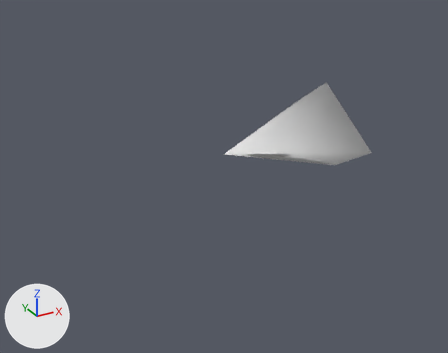
The OBJ model baseScene.obj, before and after one commit.
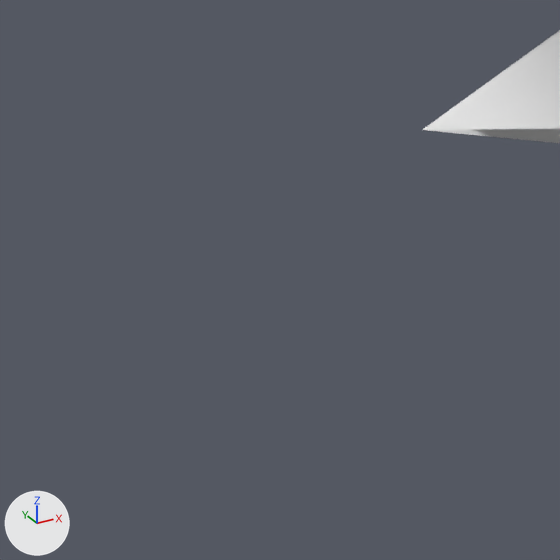
There are two pictures of each version: one whole from a 50 mm camera at (-4.39, -7.31, 3.72) aimed at (-0.06, 0.55, -0.21), one close up on the part from 7% to 64% of the width and 27% to 99% of the height. The lights are fixed; the arrows at lower left show +X, +Y and +Z. Where no turn or scale is listed for an object, it has been applied to the vertices.
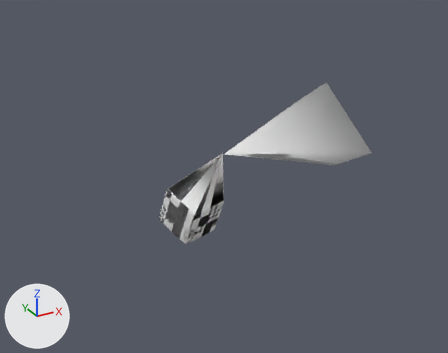
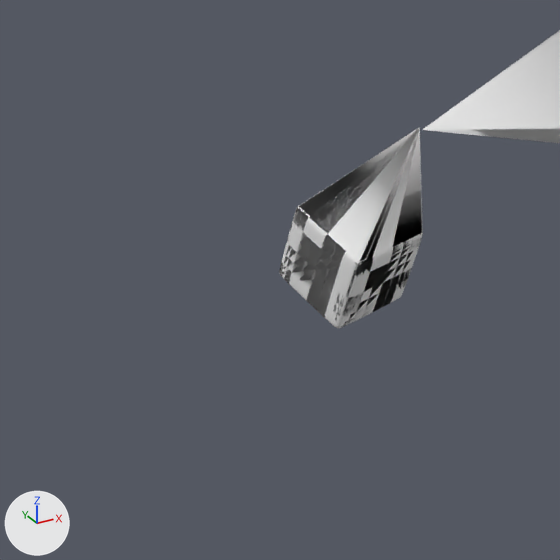
Location of each change, [x1, y1, x2, y2] in pixels of the close-ups (560 x 560 px):
```json
{"object": "Cube.003", "change": "added", "after": [279, 127, 423, 328]}
```

Scene script edits in JSON lines:
```json
{"op": "add", "block": "me_cube_003", "code": ["me_cube_003 = bpy.data.meshes.new('Cube.003')", "me_cube_003.from_pydata(...)  # 1539 vertices, 3072 faces; spans x -1.411..-0.47, y -0.665..0.212, z -0.601..0.505"]}
{"op": "add", "block": "ob_cube_003", "code": ["ob_cube_003 = bpy.data.objects.new('Cube.003', me_cube_003)", "ob_cube_003.location = (0.0, 0.0, 0.0)"]}
```
